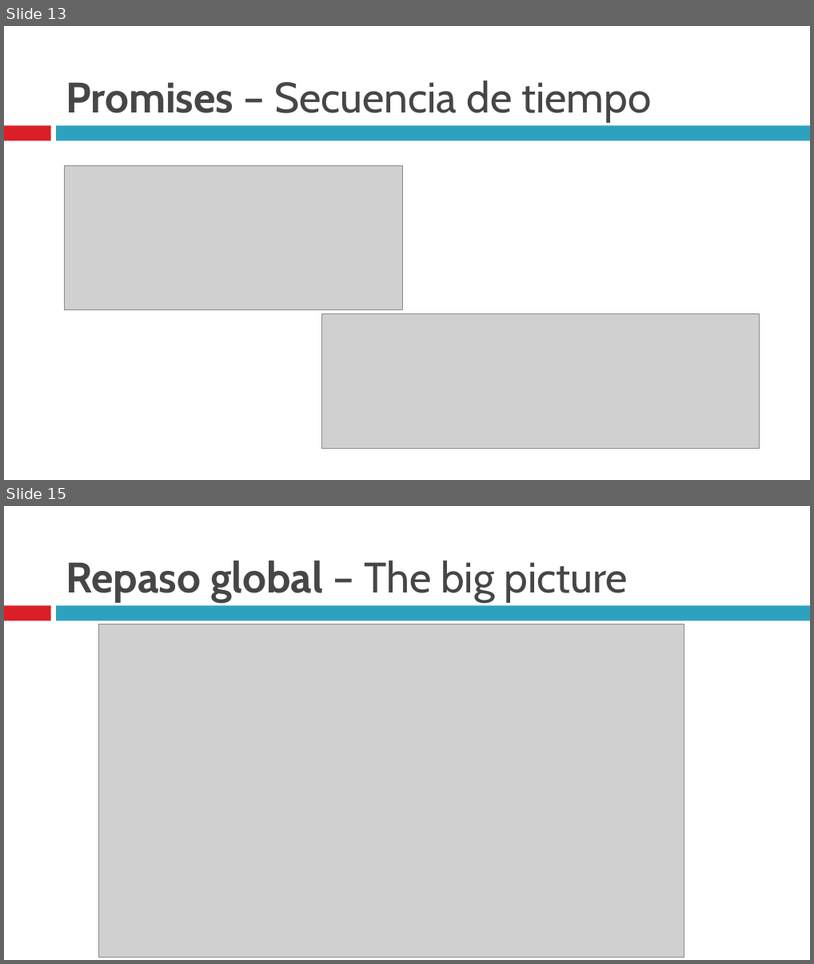
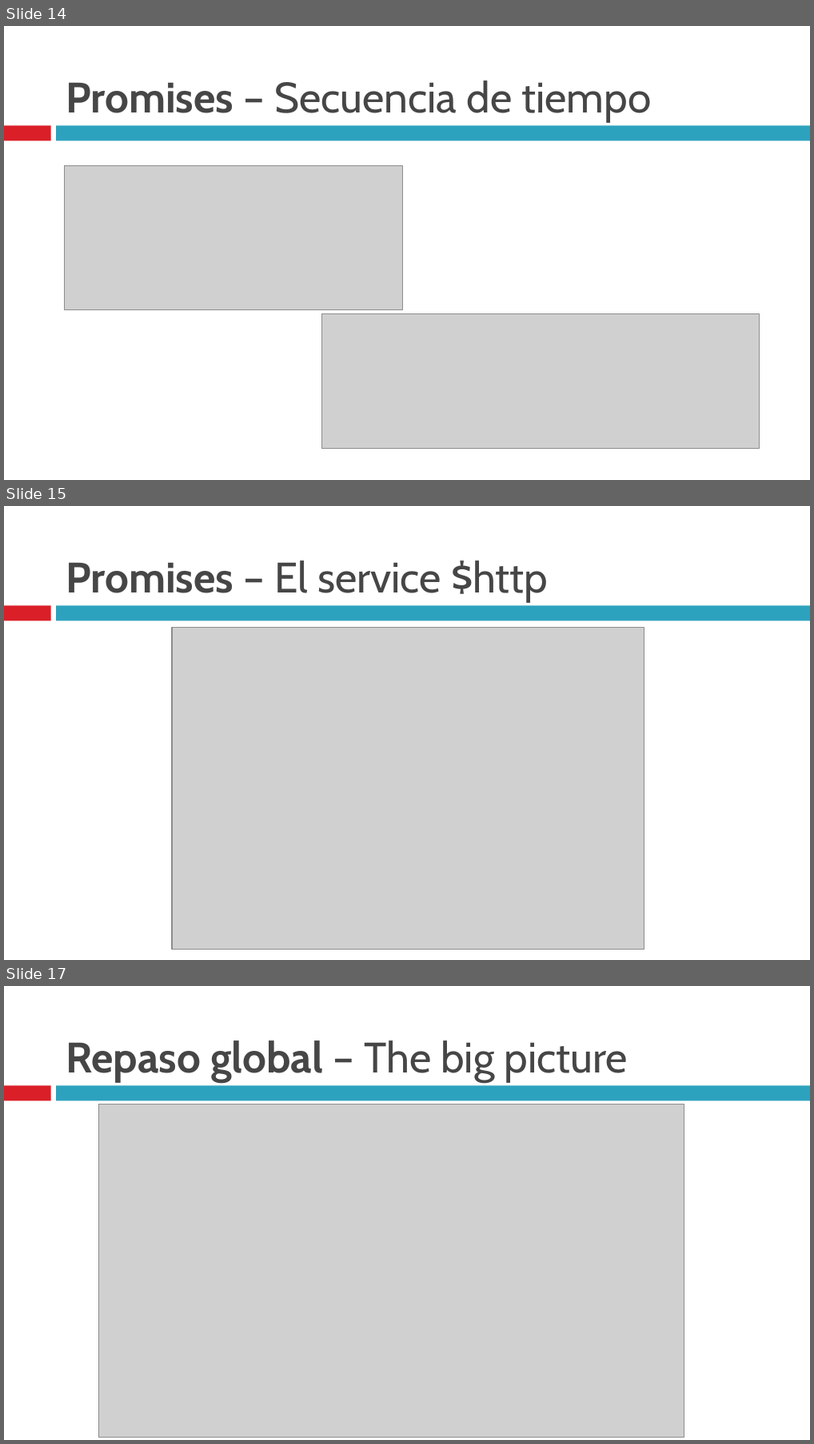
Before and after one commit to leamarty/cursoweb, a slide deck: M5/Módulo 5.pptx. Shown one above the other, each under a label of ours: slides 13 and 15 before the commit, slides 14, 15 and 17 after it; the slides between them are not shown. The pictures are 814x964 and 814x1444 pixels, drawn with LibreOffice and Linux fonts; fonts in the diff are those of the drawing; grey boxes stand for pictures. Boxes give left, top, right and bottom in pixels: in the first picture for what was removed or moved away, otherwise in the second. Text is boxed around its words. In the diff, an @@ line names an element or a change of style, - is before the commit and + after.

```diff
--- a/M5/Módulo 5.pptx
+++ b/M5/Módulo 5.pptx
@@ slide 15 added at (4,506,810,960), background #FFFFFF; not listed: 2 template elements that a slide beside it also shows @@
@@ title added at (66,560,548,602), 38 pt, text #464646 @@
+Promises – El service $http
@@ picture added at (172,628,644,948) @@
@@ what was slide 13 is now slide 14 @@
@@ what was slide 15 is now slide 17 @@
```
Also in this commit, not shown: 3 slides changed, 1 other slide added, 13 other files.
